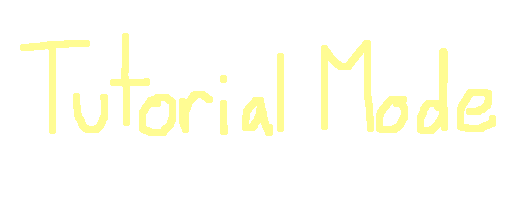
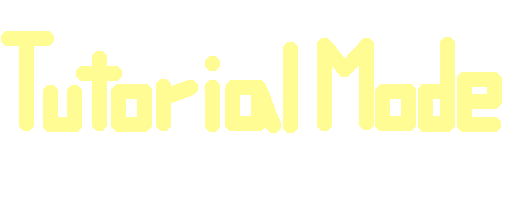
Layer changes from the first w=512, h=206 image to the second:
added layer "Layer #2" above "Layer #1" over left=1, top=31, right=502, bottom=133
hid "Layer #1", painted on it over left=20, top=33, right=496, bottom=136
